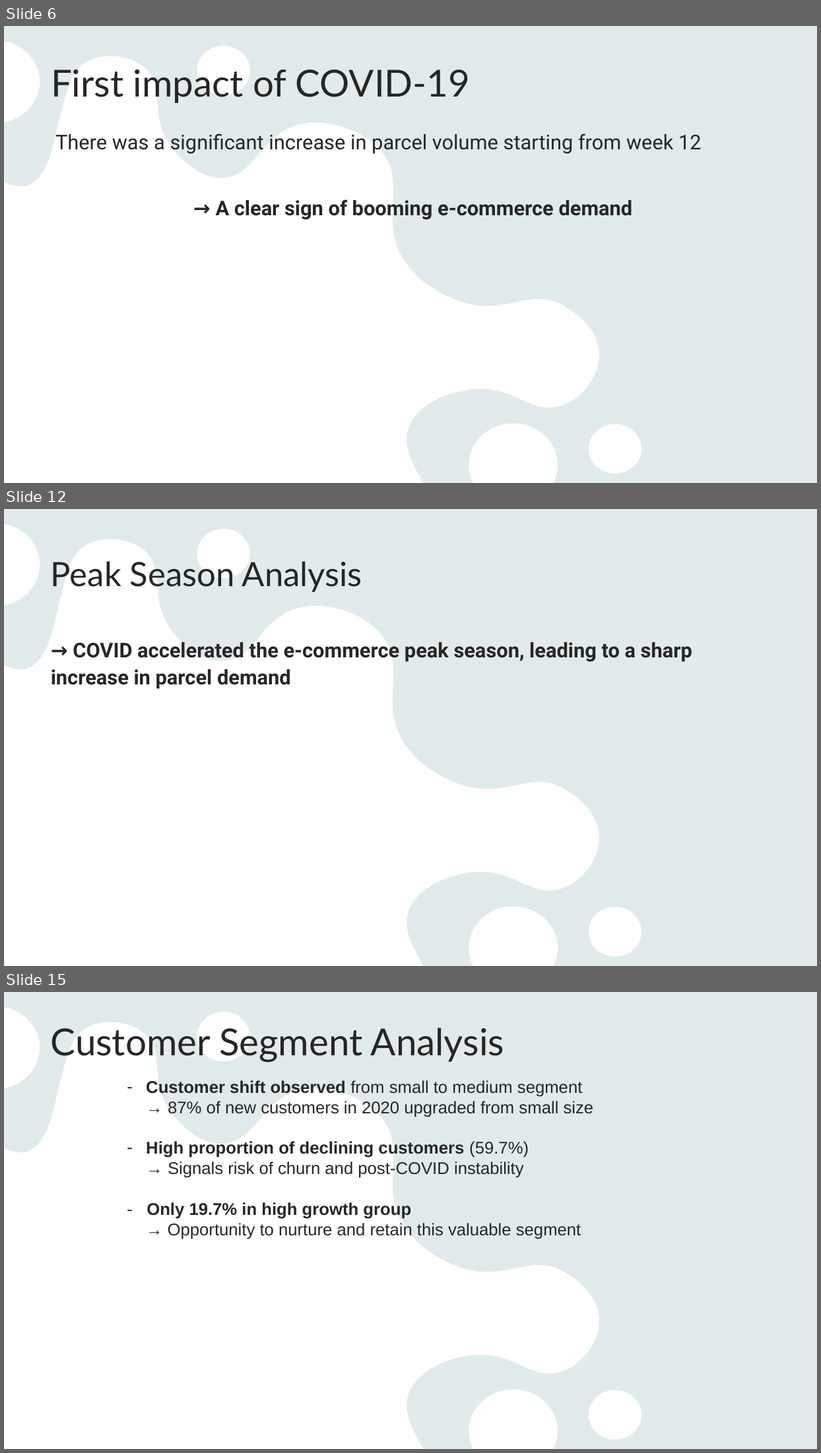
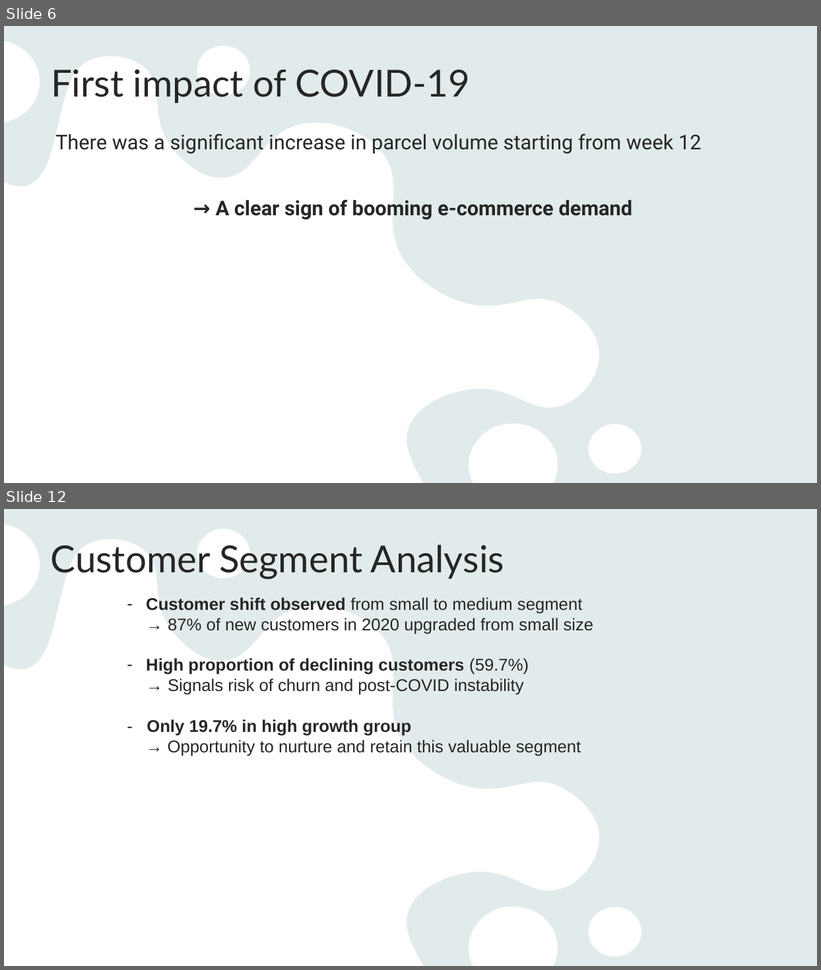
Before and after one commit to anhquanbui/finalprojectg7, a slide deck: Project.pptx. Shown one above the other, each under a label of ours: slides 6, 12 and 15 before the commit, slides 6 and 12 after it; the slides between them are not shown. The pictures are 821x1453 and 821x970 pixels, drawn with LibreOffice and Linux fonts; fonts in the diff are those of the drawing. Boxes give left, top, right and bottom in pixels: in the first picture for what was removed or moved away, otherwise in the second. Text is boxed around its words. In the diff, an @@ line names an element or a change of style, - is before the commit and + after.

```diff
--- a/Project.pptx
+++ b/Project.pptx
@@ slide 12 removed at [4, 509, 817, 966], background #E9F3F3; not listed: 2 template elements that a slide beside it also shows @@
@@ title removed at [51, 561, 362, 592] @@
-Peak Season Analysis
@@ text removed at [51, 642, 692, 689] @@
-→ COVID accelerated the e-commerce peak season, leading to a sharp increase in parcel demand
@@ what was slide 15 is now slide 12 @@
```
Also in this commit, not shown: 7 slides changed, 1 slide added, 3 other slides removed, 3 other files.
